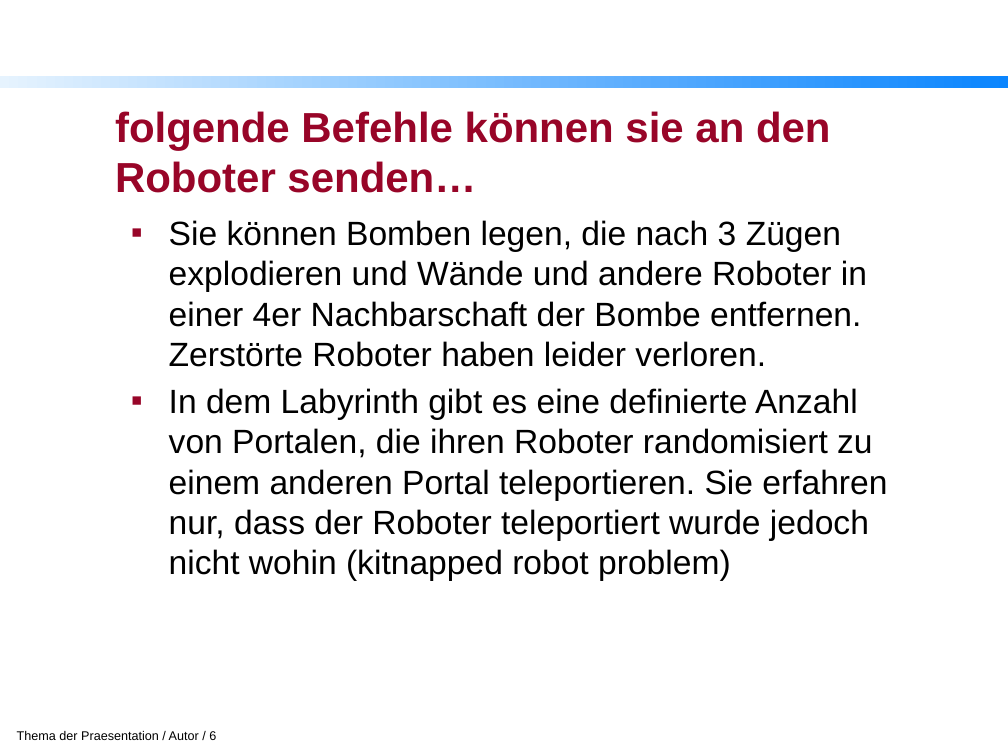
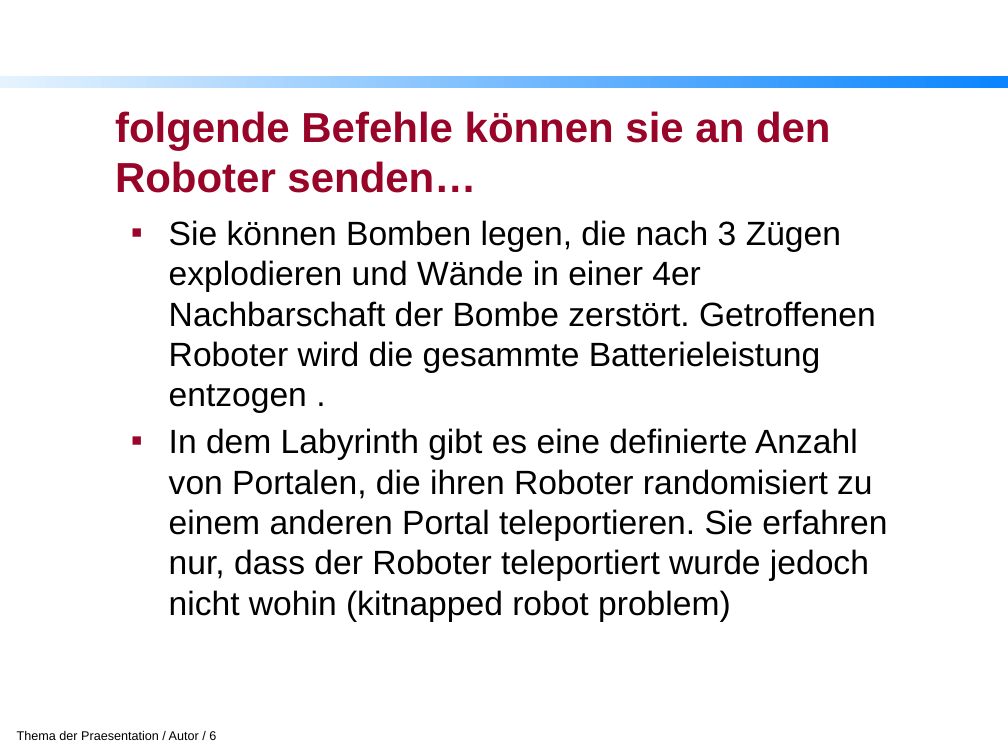
Before and after one commit to ketos/python_rob, a slide deck: slide 6 of doc/presentation.pptx. Drawn at 1008x756 pixels with LibreOffice and Linux fonts; fonts in the diff are those of the drawing; background and template pictures are left out. Boxes give left, top, right and bottom in pixels: in the first picture for what was removed or moved away, otherwise in the second. Text is boxed around its words. In the diff, an @@ line names an element or a change of style, - is before the commit and + after.

```diff
--- a/doc/presentation.pptx
+++ b/doc/presentation.pptx
@@ text at box(169, 220, 876, 413): text changed @@
-▪ Sie können Bomben legen, die nach 3 Zügen explodieren und Wände und andere Roboter in einer 4er Nachbarschaft der Bombe entfernen. Zerstörte Roboter haben leider verloren.
+▪ Sie können Bomben legen, die nach 3 Zügen explodieren und Wände in einer 4er Nachbarschaft der Bombe zerstört. Getroffenen Roboter wird die gesammte Batterieleistung entzogen .
```
Also in this commit, not shown: 1 other slide changed, 5 other files.
